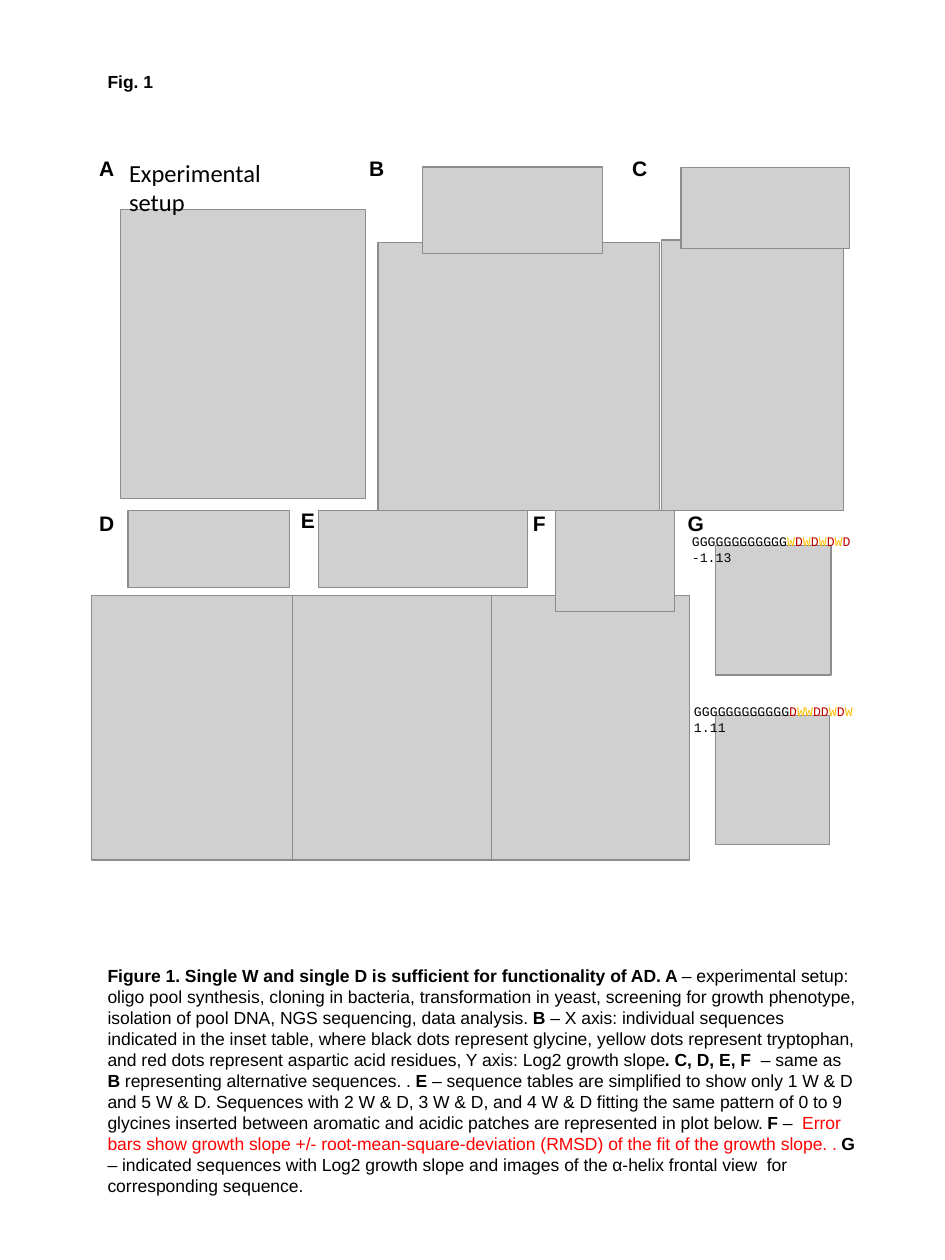
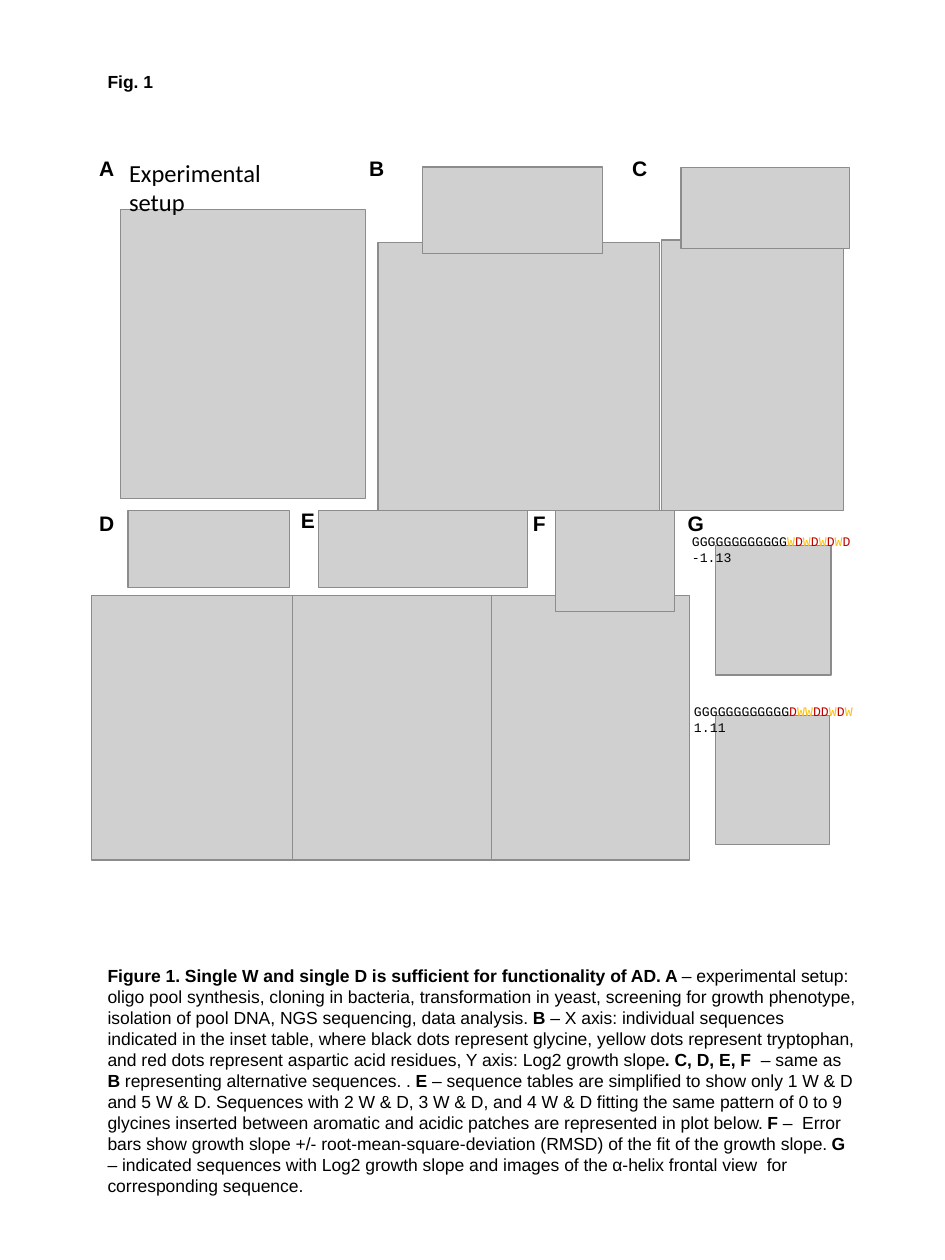
Before and after one commit to bkbroyles/WD-tAD-libraries, a slide deck: slide 1 of Fig 1234 01_26_22.pptx. Drawn at 945x1260 pixels with LibreOffice and Linux fonts; fonts in the diff are those of the drawing; grey boxes stand for pictures. Boxes give left, top, right and bottom in pixels: in the first picture for what was removed or moved away, otherwise in the second. Text is boxed around its words. In the diff, an @@ line names an element or a change of style, - is before the commit and + after.

Commit message:
Finalizing figures

```diff
--- a/Fig 1234 01_26_22.pptx
+++ b/Fig 1234 01_26_22.pptx
@@ text at bbox=[108, 969, 855, 1196]: text changed @@
-Figure 1. Single W and single D is sufficient for functionality of AD. A – experimental setup: oligo pool synthesis, cloning in bacteria, transformation in yeast, screening for growth phenotype, isolation of pool DNA, NGS sequencing, data analysis. B – X axis: individual sequences indicated in the inset table, where black dots represent glycine, yellow dots represent tryptophan, and red dots represent aspartic acid residues, Y axis: Log2 growth slope. C, D, E, F – same as B representing alternative sequences. . E – sequence tables are simplified to show only 1 W & D and 5 W & D. Sequences with 2 W & D, 3 W & D, and 4 W & D fitting the same pattern of 0 to 9 glycines inserted between aromatic and acidic patches are represented in plot below. F – Error bars show growth slope +/- root-mean-square-deviation (RMSD) of the fit of the growth slope. . G – indicated sequences with Log2 growth slope and images of the α-helix frontal view for corresponding sequence.
+Figure 1. Single W and single D is sufficient for functionality of AD. A – experimental setup: oligo pool synthesis, cloning in bacteria, transformation in yeast, screening for growth phenotype, isolation of pool DNA, NGS sequencing, data analysis. B – X axis: individual sequences indicated in the inset table, where black dots represent glycine, yellow dots represent tryptophan, and red dots represent aspartic acid residues, Y axis: Log2 growth slope. C, D, E, F – same as B representing alternative sequences. . E – sequence tables are simplified to show only 1 W & D and 5 W & D. Sequences with 2 W & D, 3 W & D, and 4 W & D fitting the same pattern of 0 to 9 glycines inserted between aromatic and acidic patches are represented in plot below. F – Error bars show growth slope +/- root-mean-square-deviation (RMSD) of the fit of the growth slope. G – indicated sequences with Log2 growth slope and images of the α-helix frontal view for corresponding sequence.
```
Also in this commit, not shown: 53 other files.
